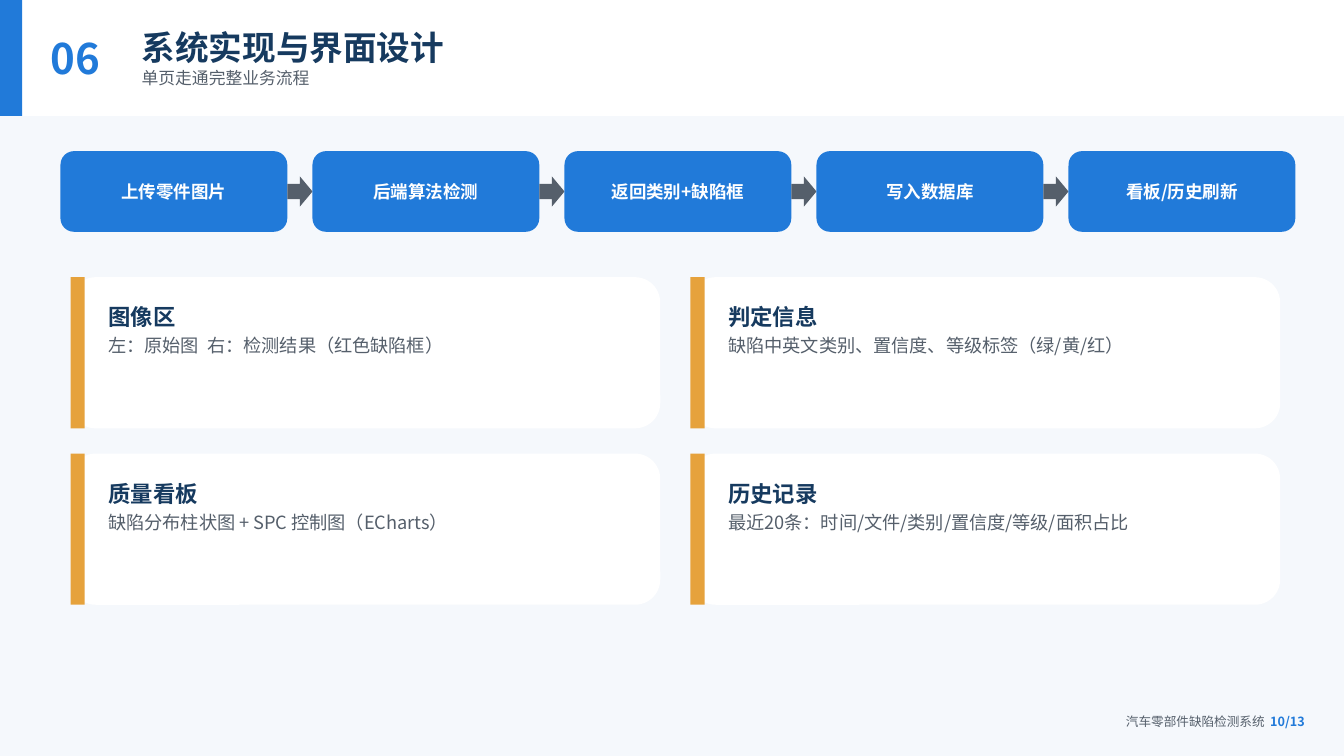
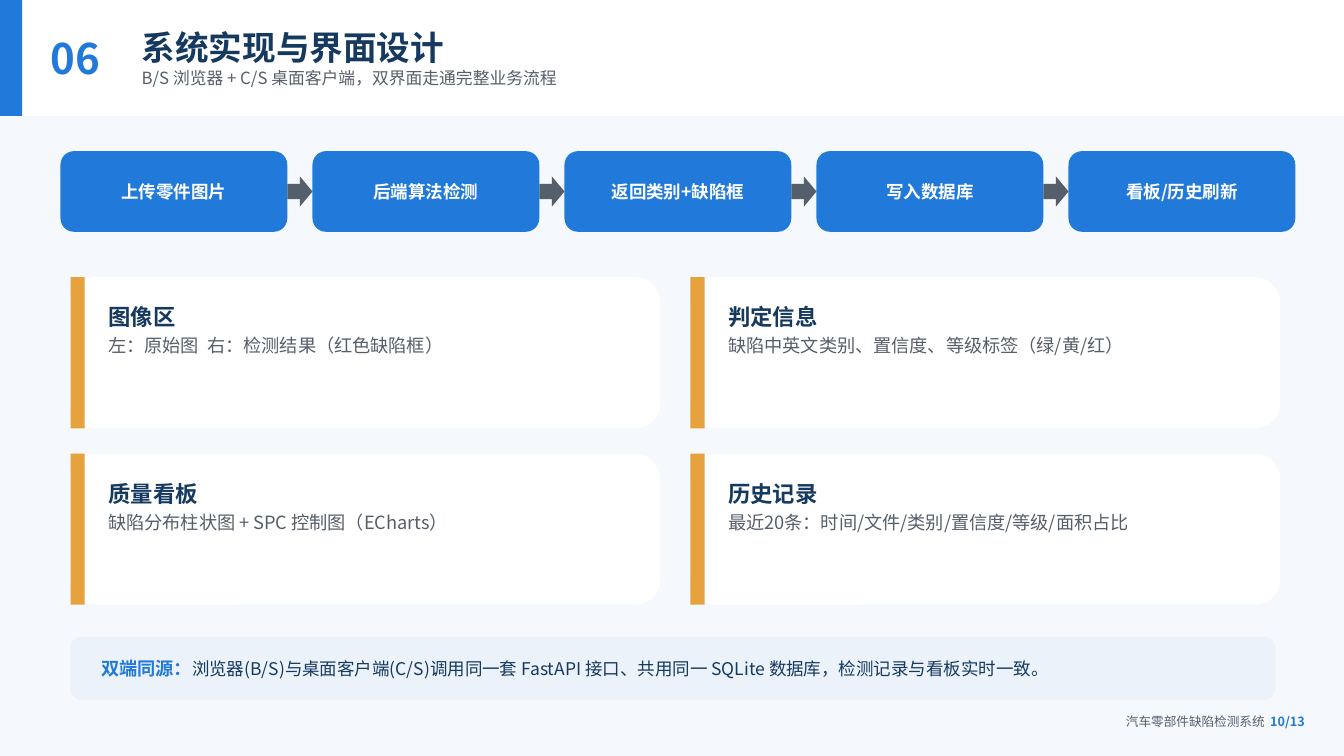
Before and after one commit to zyy1126jy/parts-defect-inspection-system., a slide deck: slide 10 of 答辩PPT.pptx. Drawn at 1344x756 pixels with LibreOffice and Linux fonts; fonts in the diff are those of the drawing. Boxes give left, top, right and bottom in pixels: in the first picture for what was removed or moved away, otherwise in the second. Text is boxed around its words. In the diff, an @@ line names an element or a change of style, - is before the commit and + after.

Commit message:
fix: 修复答辩PPT打不开问题，内容更新为B/S+C/S双客户端并附PDF
- 移除 python-pptx 默认模板自带的 printerSettings 打印设置部件及其关系/内容类型
  声明，消除精简版 Office/WPS 打开时提示“需要修复/无法打开”的兼容性隐患，
  净化后包内零悬空关系、全部 XML 可解析
- 内容同步系统现状：封面、目录、技术方向映射、总体架构、系统实现、总结各页
  统一由“B/S 架构”更新为“B/S 浏览器 + C/S tkinter 桌面”双客户端，接口补 /api/health
- 新增 答辩PPT.pdf（PowerPoint 实测导出，作为任意设备都能打开的答辩兜底版）
- 已用本机 PowerPoint 16 实测可正常打开并成功导出 PDF，python-pptx 校验 13 页

```diff
--- a/答辩PPT.pptx
+++ b/答辩PPT.pptx
@@ text at (142,70,556,87): text changed @@
-单页走通完整业务流程
+B/S 浏览器 + C/S 桌面客户端，双界面走通完整业务流程
@@ rounded rectangle added at (71,637,1275,700), fill #ECF2F9 @@
@@ text added at (101,659,1049,679), 12.5 pt, text #163A5F @@
+双端同源：浏览器(B/S)与桌面客户端(C/S)调用同一套 FastAPI 接口、共用同一 SQLite 数据库，检测记录与看板实时一致。
```
Also in this commit, not shown: 5 other slides changed, 1 other file.
